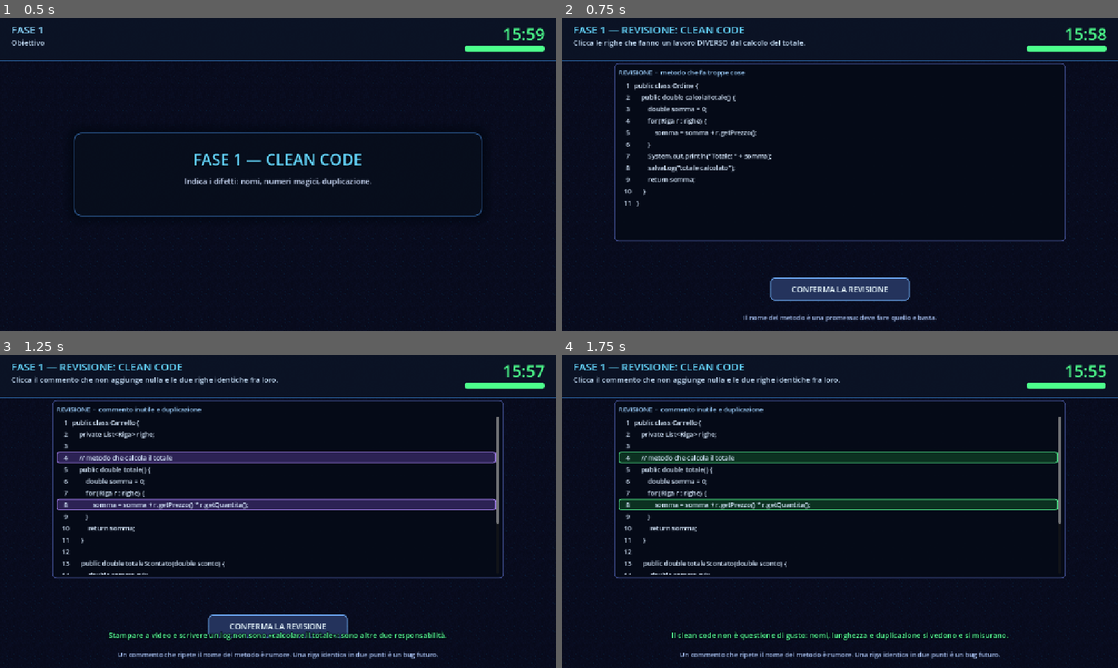
Above: before the commit, frames 1-4 (two rows, left to right).
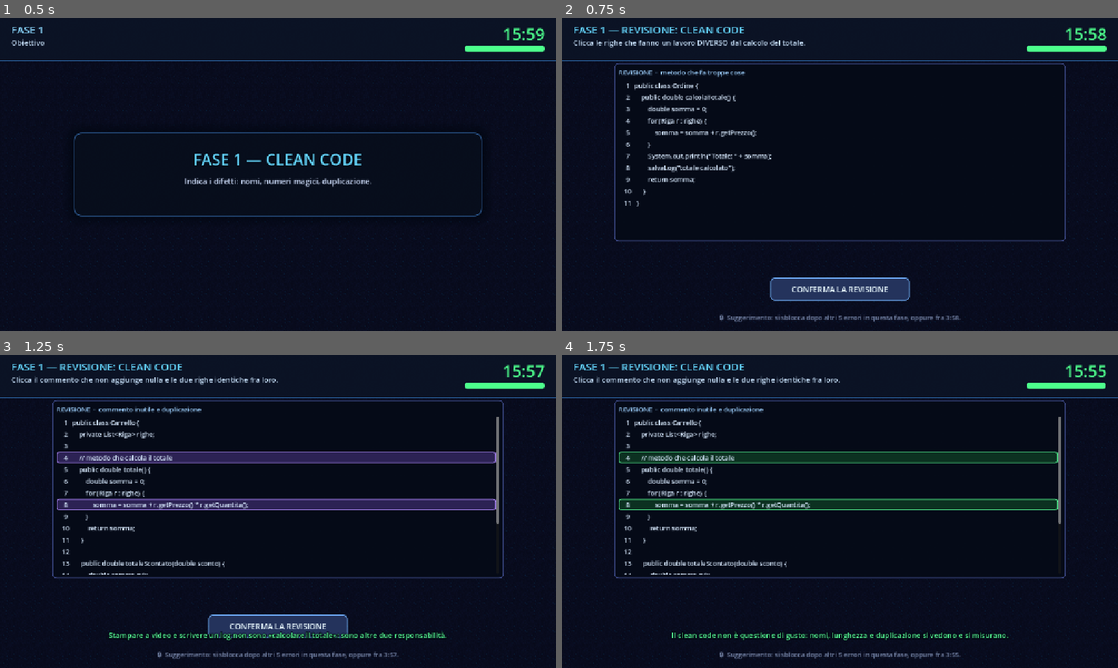
Above: after the commit, the same moments.

Repository: Radux04/LearnIT-Quest
Game: Godot game, scene res://tests/autoplay_level4.tscn
The game is run twice, just before and just after one commit, with the same random seed, the same clock (stepped at 60 frames per second) and the same inputs. This scene is started directly instead of the project's main scene.
Inputs (mouse positions are in pixels of both pictures, inside the frame that each line leads up to):
- Up to frame 1 (0.5 s): no input
- Up to frame 2 (0.75 s): tap Enter (ui_accept) at 0.5 s; move the mouse to (962, 158) at 0.52 s; hold Right (ui_right) from 0.53 s (still down); tap Keypad Enter at 0.6 s; click (962, 158) at 0.67 s
- Up to frame 3 (1.25 s): keep holding Right (ui_right); tap Enter (ui_accept) at 0.77 s
- Up to frame 4 (1.75 s): release Right (ui_right) at 1.25 s; click "CONFERMA LA REVISIONE" at 1.25 s

Frame 1 is identical in both runs. In frame 2, 0.4% of the frame differs, in the area x 28-72%, y 94-98%; in frame 3, 0.6%, in the area x 21-79%, y 94-98%; in frame 4, 0.6%.

Commit message:
refactor: suggerimento

Diff:
--- a/scripts/global/GameManager.gd
+++ b/scripts/global/GameManager.gd
@@ -79,6 +79,19 @@
 	return false
 
 
+## Quanta parte del livello è già trascorsa, da 0 a 1.
+func elapsed_ratio() -> float:
+	if level_duration <= 0.0:
+		return 1.0
+	return clampf((level_duration - time_left) / level_duration, 0.0, 1.0)
+
+
+## Secondi che mancano perché sia trascorsa la frazione indicata del livello.
+## Zero se quel momento è già passato.
+func time_until_ratio(ratio: float) -> float:
+	return maxf(time_left - (1.0 - ratio) * level_duration, 0.0)
+
+
 func formatted_time() -> String:
 	var total: int = int(ceil(time_left))
 	@warning_ignore("integer_division")
--- a/scripts/scenes/Level2.gd
+++ b/scripts/scenes/Level2.gd
@@ -25,6 +25,12 @@
 	["FASE 4 — BONIFICA", "Elimina i record corrotti con DELETE. Attento al WHERE!", Color(1.0, 0.5, 0.45)],
 	["FASE 5 — QUERY NIDIFICATE", "Una query dentro un'altra: subquery scalari e con IN.", Color(0.75, 0.65, 1.0)],
 ]
+
+const HINT_COLOR_OPEN := Color(0.72, 0.85, 1.0)
+const HINT_COLOR_LOCKED := Color(0.48, 0.54, 0.68)
+
+## Decide quando il suggerimento in basso diventa visibile.
+var hint_gate: HintGate = HintGate.new()
 
 @onready var tables_box: HBoxContainer = $TablesScroll/TablesBox
 @onready var console: SqlConsole = $Console
@@ -153,6 +159,7 @@
 		if is_over:
 			return
 		current_phase = i + 1
+		hint_gate.reset_phase()
 		var data: Array = PHASE_BANNERS[i]
 		await show_banner(String(data[0]), String(data[1]), data[2])
 		if is_over:
@@ -235,7 +242,7 @@
 	if is_over or manual.is_open():
 		return
 	manual_openings += 1
-	penalty(SqlManual.COST_SECONDS)
+	penalty(SqlManual.COST_SECONDS, false)
 	Sfx.play("click")
 	toast("Manuale aperto: -%d secondi." % int(SqlManual.COST_SECONDS), Color(1.0, 0.85, 0.45))
 	manual.open_at(_suggested_manual_page())
@@ -275,7 +282,14 @@
 
 
 func set_hint(text: String) -> void:
-	hint_label.text = text
+	hint_gate.text = text
+	_refresh_hint()
+## Il suggerimento resta nascosto finché il giocatore non è davvero in
+## difficoltà: la regola sta tutta in HintGate.
+func _refresh_hint() -> void:
+	hint_label.text = hint_gate.display()
+	hint_label.add_theme_color_override("font_color",
+		HINT_COLOR_OPEN if hint_gate.unlocked() else HINT_COLOR_LOCKED)
 
 
 func toast(text: String, color: Color = Color.WHITE) -> void:
@@ -304,8 +318,14 @@
 	await tween.finished
 
 
-func penalty(seconds: float) -> void:
+## `is_error` distingue lo sbaglio del giocatore da un costo scelto
+## volontariamente (per esempio aprire il manuale): solo il primo
+## avvicina lo sblocco del suggerimento.
+func penalty(seconds: float, is_error: bool = true) -> void:
 	GameManager.apply_penalty(seconds)
+	if is_error:
+		hint_gate.register_error()
+		_refresh_hint()
 	var label: Label = Label.new()
 	label.text = "-%d s" % int(seconds)
 	label.add_theme_font_size_override("font_size", 32)
@@ -326,6 +346,7 @@
 
 func _on_time_updated(_time_left: float, ratio: float) -> void:
 	timer_label.text = GameManager.formatted_time()
+	_refresh_hint()
 	timer_bar.value = ratio
 	var color: Color = Color(0.3, 1.0, 0.55)
 	if ratio < 0.15:
--- a/scripts/scenes/Level3.gd
+++ b/scripts/scenes/Level3.gd
@@ -35,6 +35,12 @@
 var phase_node: Lvl3PhaseBase = null
 
 var _toast_tween: Tween = null
+
+const HINT_COLOR_OPEN := Color(0.72, 0.85, 1.0)
+const HINT_COLOR_LOCKED := Color(0.48, 0.54, 0.68)
+
+## Decide quando il suggerimento in basso diventa visibile.
+var hint_gate: HintGate = HintGate.new()
 
 @onready var stage: Control = $Stage
 @onready var action_bar: Control = $ActionBar
@@ -85,6 +91,7 @@
 		if is_over:
 			return
 		current_phase = i + 1
+		hint_gate.reset_phase()
 		var data: Array = PHASE_BANNERS[i]
 		await show_banner(String(data[0]), String(data[1]), data[2])
 		if is_over:
@@ -150,7 +157,14 @@
 
 
 func set_hint(text: String) -> void:
-	hint_label.text = text
+	hint_gate.text = text
+	_refresh_hint()
+## Il suggerimento resta nascosto finché il giocatore non è davvero in
+## difficoltà: la regola sta tutta in HintGate.
+func _refresh_hint() -> void:
+	hint_label.text = hint_gate.display()
+	hint_label.add_theme_color_override("font_color",
+		HINT_COLOR_OPEN if hint_gate.unlocked() else HINT_COLOR_LOCKED)
 
 
 func toast(text: String, color: Color = Color.WHITE) -> void:
@@ -179,8 +193,14 @@
 	await tween.finished
 
 
-func penalty(seconds: float) -> void:
+## `is_error` distingue lo sbaglio del giocatore da un costo scelto
+## volontariamente (per esempio aprire il manuale): solo il primo
+## avvicina lo sblocco del suggerimento.
+func penalty(seconds: float, is_error: bool = true) -> void:
 	GameManager.apply_penalty(seconds)
+	if is_error:
+		hint_gate.register_error()
+		_refresh_hint()
 	var label: Label = Label.new()
 	label.text = "-%d s" % int(seconds)
 	label.add_theme_font_size_override("font_size", 32)
@@ -201,6 +221,7 @@
 
 func _on_time_updated(_time_left: float, ratio: float) -> void:
 	timer_label.text = GameManager.formatted_time()
+	_refresh_hint()
 	timer_bar.value = ratio
 	var color: Color = Color(0.3, 1.0, 0.55)
 	if ratio < 0.15:
--- a/scripts/scenes/Level4.gd
+++ b/scripts/scenes/Level4.gd
@@ -26,6 +26,12 @@
 var phase_node: Lvl4PhaseBase = null
 
 var _toast_tween: Tween = null
+
+const HINT_COLOR_OPEN := Color(0.72, 0.85, 1.0)
+const HINT_COLOR_LOCKED := Color(0.48, 0.54, 0.68)
+
+## Decide quando il suggerimento in basso diventa visibile.
+var hint_gate: HintGate = HintGate.new()
 
 @onready var stage: Control = $Stage
 @onready var action_bar: Control = $ActionBar
@@ -76,6 +82,7 @@
 		if is_over:
 			return
 		current_phase = i + 1
+		hint_gate.reset_phase()
 		var data: Array = PHASE_BANNERS[i]
 		await show_banner(String(data[0]), String(data[1]), data[2])
 		if is_over:
@@ -138,7 +145,14 @@
 
 
 func set_hint(text: String) -> void:
-	hint_label.text = text
+	hint_gate.text = text
+	_refresh_hint()
+## Il suggerimento resta nascosto finché il giocatore non è davvero in
+## difficoltà: la regola sta tutta in HintGate.
+func _refresh_hint() -> void:
+	hint_label.text = hint_gate.display()
+	hint_label.add_theme_color_override("font_color",
+		HINT_COLOR_OPEN if hint_gate.unlocked() else HINT_COLOR_LOCKED)
 
 
 func toast(text: String, color: Color = Color.WHITE) -> void:
@@ -167,8 +181,14 @@
 	await tween.finished
 
 
-func penalty(seconds: float) -> void:
+## `is_error` distingue lo sbaglio del giocatore da un costo scelto
+## volontariamente (per esempio aprire il manuale): solo il primo
+## avvicina lo sblocco del suggerimento.
+func penalty(seconds: float, is_error: bool = true) -> void:
 	GameManager.apply_penalty(seconds)
+	if is_error:
+		hint_gate.register_error()
+		_refresh_hint()
 	var label: Label = Label.new()
 	label.text = "-%d s" % int(seconds)
 	label.add_theme_font_size_override("font_size", 32)
@@ -189,6 +209,7 @@
 
 func _on_time_updated(_time_left: float, ratio: float) -> void:
 	timer_label.text = GameManager.formatted_time()
+	_refresh_hint()
 	timer_bar.value = ratio
 	var color: Color = Color(0.3, 1.0, 0.55)
 	if ratio < 0.15:
--- /dev/null
+++ b/scripts/ui/HintGate.gd
@@ -0,0 +1,59 @@
+class_name HintGate
+extends RefCounted
+
+## Decide QUANDO mostrare il suggerimento in basso.
+##
+## Il suggerimento spesso contiene mezza risposta: se è visibile subito, il
+## giocatore non prova nemmeno a ragionare. Resta quindi nascosto finché non
+## serve davvero, cioè quando il giocatore è in difficoltà:
+##   - ha sbagliato almeno ERRORS_TO_UNLOCK volte NELLA FASE CORRENTE, oppure
+##   - è trascorso TIME_RATIO_TO_UNLOCK del tempo totale del livello.
+##
+## Il conteggio degli errori riparte a ogni fase: chi è andato liscio nelle
+## prime fasi non si ritrova il suggerimento già sbloccato nell'ultima.
+
+const ERRORS_TO_UNLOCK := 5
+const TIME_RATIO_TO_UNLOCK := 0.25
+
+var errors: int = 0                    # errori commessi nella fase corrente
+var text: String = ""                  # il suggerimento vero, quando si sblocca
+
+
+func reset_phase() -> void:
+	errors = 0
+
+
+func register_error() -> void:
+	errors += 1
+
+
+func unlocked() -> bool:
+	if errors >= ERRORS_TO_UNLOCK:
+		return true
+	return GameManager.elapsed_ratio() >= TIME_RATIO_TO_UNLOCK
+
+
+## Che cosa scrivere nella riga in basso.
+func display() -> String:
+	if text.strip_edges().is_empty():
+		return ""
+	if unlocked():
+		return text
+	return "🔒  Suggerimento: si sblocca dopo %s, oppure %s." % [
+		_errors_left_text(), _time_left_text()]
+
+
+func _errors_left_text() -> String:
+	var missing: int = ERRORS_TO_UNLOCK - errors
+	if missing <= 1:
+		return "un altro errore in questa fase"
+	return "altri %d errori in questa fase" % missing
+
+
+func _time_left_text() -> String:
+	var seconds: float = GameManager.time_until_ratio(TIME_RATIO_TO_UNLOCK)
+	if seconds <= 0.0:
+		return "subito"
+	var total: int = int(ceil(seconds))
+	@warning_ignore("integer_division")
+	return "fra %d:%02d" % [total / 60, total % 60]
--- a/tests/BotLevel4.gd
+++ b/tests/BotLevel4.gd
@@ -147,12 +147,16 @@
 	await get_tree().create_timer(0.6).timeout
 	var phase: Node = _phase()
 	if phase != null and not level.is_over:
+		print("[L4] suggerimento prima degli errori: %s" % level.hint_label.text)
 		print("[L4] prova codice con graffe sbilanciate")
 		phase._on_code_submitted("public class Rotta {")
 		await _wait()
-		print("[L4] prova codice valido ma non conforme")
-		phase._on_code_submitted("public class Vuota {\n}")
-		await _wait()
+		# Cinque errori in tutto: e' la soglia che sblocca il suggerimento.
+		for i in range(4):
+			phase._on_code_submitted("public class Vuota {\n}")
+			await _wait()
+		print("[L4] errori commessi nella fase: %d" % level.hint_gate.errors)
+		print("[L4] suggerimento dopo 5 errori: %s" % level.hint_label.text)
 
 	var solved: int = 0
 	var guard: int = 0
Not shown, added: scripts/ui/HintGate.gd.uid
Not shown, changed: README.md
Not shown, changed: docs/CREARE_UN_LIVELLO.md
